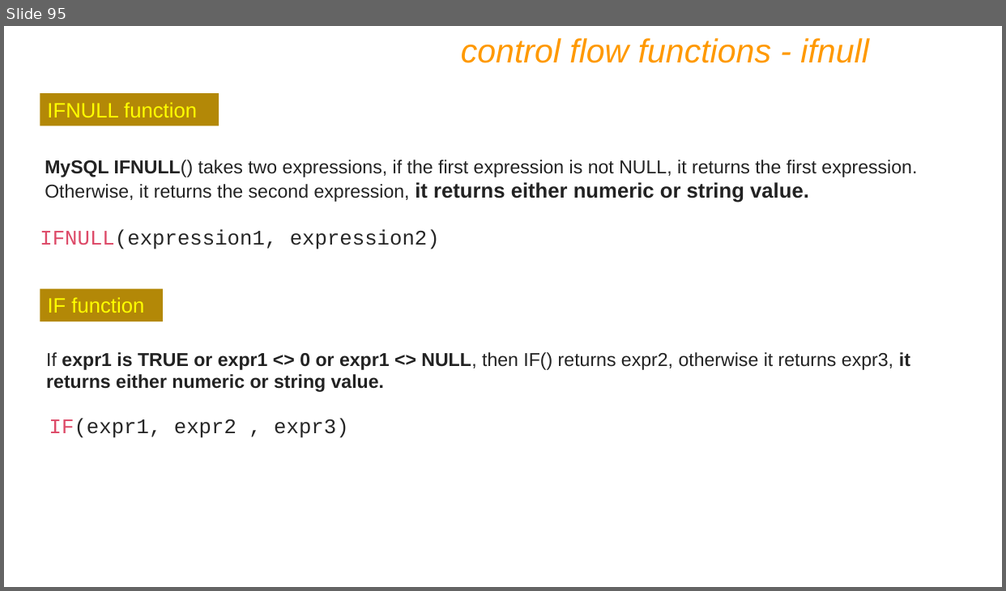
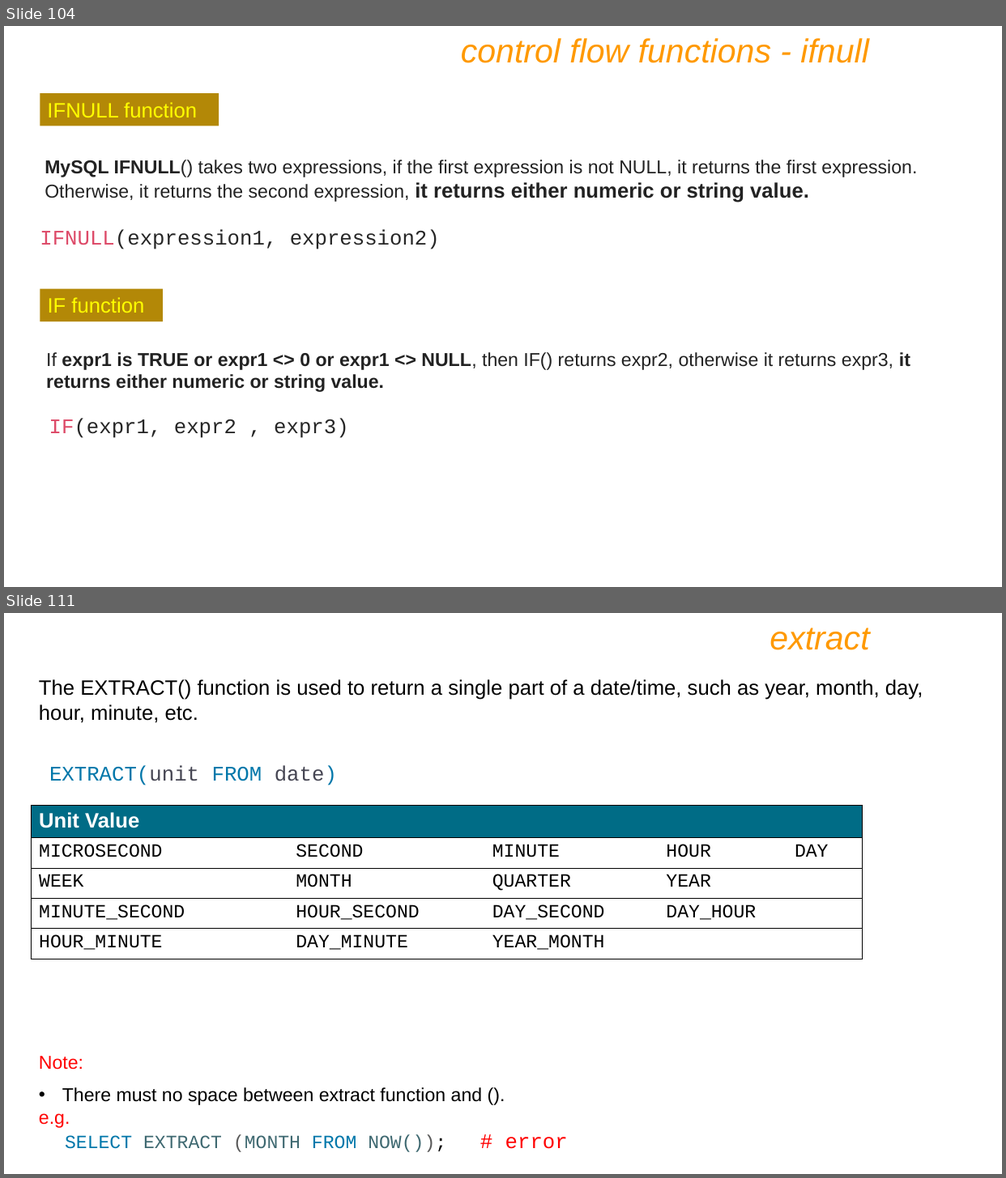
Before and after one commit to prashantbandgar/DBT_notes, a slide deck: IET MySQL PPT Ver9.pptx. Shown one above the other, each under a label of ours: slide 95 before the commit, slides 104 and 111 after it; the slides between them are not shown. The pictures are 1006x591 and 1006x1178 pixels, drawn with LibreOffice and Linux fonts; fonts in the diff are those of the drawing. Boxes give left, top, right and bottom in pixels: in the first picture for what was removed or moved away, otherwise in the second. Text is boxed around its words. In the diff, an @@ line names an element or a change of style, - is before the commit and + after.

```diff
--- a/IET MySQL PPT Ver9.pptx
+++ b/IET MySQL PPT Ver9.pptx
@@ slide 111 added at [4,613,1002,1174], background #FFFFFF @@
@@ text added at [769,628,869,650], 32 pt, text #FF9900, italic @@
+extract
@@ text added at [39,679,923,723], 20 pt, text #000000 @@
+The EXTRACT() function is used to return a single part of a date/time, such as year, month, day, hour, minute, etc.
@@ text added at [49,765,337,786], 20 pt, text #0077AA @@
+EXTRACT(unit FROM date)
@@ table added at [32,806,863,960], 5 rows, 5 columns @@
+Unit Value |  |  |  | 
+MICROSECOND | SECOND | MINUTE | HOUR | DAY
+WEEK | MONTH | QUARTER | YEAR | 
+MINUTE_SECOND | HOUR_SECOND | DAY_SECOND | DAY_HOUR | 
+HOUR_MINUTE | DAY_MINUTE | YEAR_MONTH |  | 
@@ text added at [39,1056,568,1152], 18 pt, text #000000 @@
+Note:
+• There must no space between extract function and ().
+e.g.
+SELECT EXTRACT (MONTH FROM NOW()); # error
@@ what was slide 95 is now slide 104 @@
```
Also in this commit, not shown: 4 slides changed, 83 other slides added.
